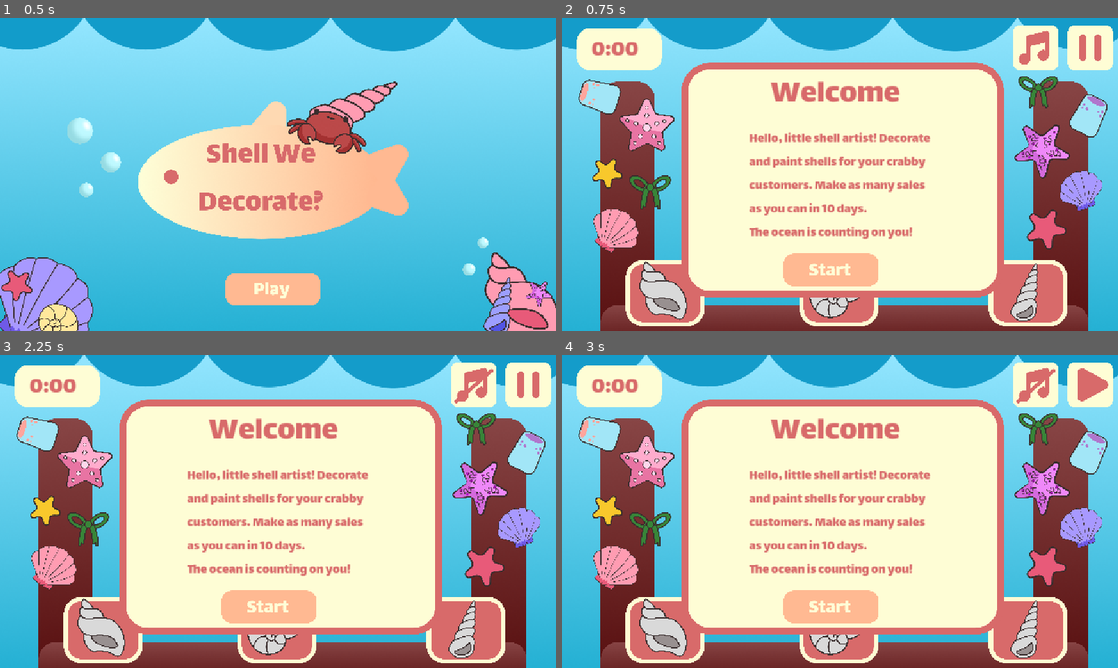
Above: before the commit, frames 1-4 (two rows, left to right).
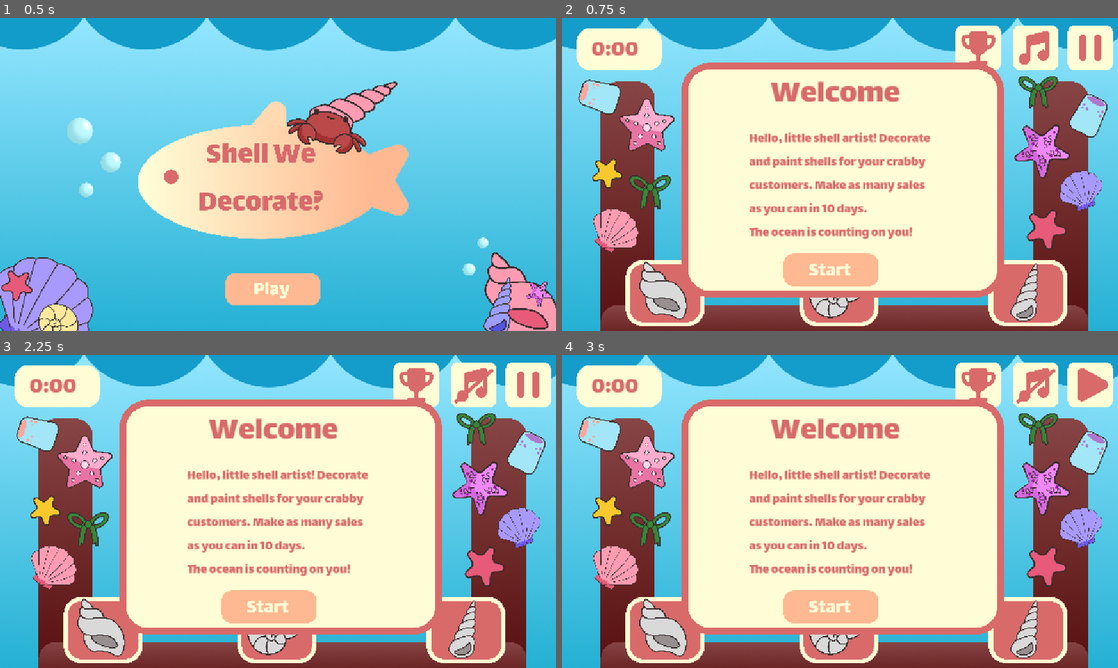
Above: after the commit, the same moments.

Repository: vishyyyyyyyyy/shell-we-decorate
Game: Godot game, scene res://scenes/menu.tscn
The game is run twice, just before and just after one commit, with the same random seed, the same clock (stepped at 60 frames per second) and the same inputs.
Inputs (mouse positions are in pixels of both pictures, inside the frame that each line leads up to):
- Up to frame 1 (0.5 s): no input
- Up to frame 2 (0.75 s): tap Enter at 0.5 s; move the mouse to (834, 287) at 0.52 s; hold Right from 0.53 s (still down); tap Alt at 0.6 s; click (834, 287) at 0.67 s
- Up to frame 3 (2.25 s): tap Space at 1.25 s; move the mouse to (100, 630) at 1.27 s; release Right at 1.28 s; hold Down 1.28-2.03 s; tap Shift at 1.35 s; click (100, 630) at 1.42 s; tap Enter at 2 s; move the mouse to (472, 383) at 2.02 s; hold Right from 2.03 s (still down); tap Alt at 2.1 s; click (472, 383) at 2.17 s
- Up to frame 4 (3 s): tap Space at 2.75 s; move the mouse to (1090, 383) at 2.77 s; release Right at 2.78 s; hold Up from 2.78 s (still down); tap Shift at 2.85 s; click (1090, 383) at 2.92 s

Frame 1 is identical in both runs. In frame 2, 1.0% of the frame differs, in the area x 21-80%, y 2-89%; in frame 3, 1.0%; in frame 4, 1.0%.

Commit message:
set up achievements

Diff:
--- a/new-game-project/scenes/game.tscn
+++ b/new-game-project/scenes/game.tscn
@@ -57,11 +57,15 @@
 [ext_resource type="Texture2D" uid="uid://ngpymum41kfu" path="res://images/music hover.png" id="45_xbak0"]
 [ext_resource type="Texture2D" uid="uid://c05s6cncgbre5" path="res://images/play hover.png" id="46_66xif"]
 [ext_resource type="Texture2D" uid="uid://577wtbyqgxcl" path="res://images/pause hover.png" id="48_bnuda"]
+[ext_resource type="Script" uid="uid://cfrq8t1xj6sil" path="res://scripts/achievments.gd" id="49_xbak0"]
+[ext_resource type="Texture2D" uid="uid://djymxhu4l4jax" path="res://images/achievment.png" id="50_3x28f"]
 [ext_resource type="Texture2D" uid="uid://b27u33y7icq2y" path="res://images/pinkcrabdance.png" id="51_7ixpq"]
 [ext_resource type="Texture2D" uid="uid://cnwvuxncdpkbo" path="res://images/pinkcrabdance2.png" id="52_bk1p3"]
 [ext_resource type="Texture2D" uid="uid://bgpwhvhjd13pk" path="res://images/crabdance2.png" id="53_n8ral"]
 [ext_resource type="Texture2D" uid="uid://c1tpj35icscfe" path="res://images/crabdance.png" id="54_yd4ix"]
 [ext_resource type="Script" uid="uid://mpwbppiy6awx" path="res://scripts/playagain.gd" id="55_bk1p3"]
+[ext_resource type="Texture2D" uid="uid://d1uvl6ue6h4pj" path="res://images/trophy.png" id="56_weeiq"]
+[ext_resource type="Texture2D" uid="uid://wg6xjhh3ikx8" path="res://images/achievment popup.png" id="58_weeiq"]
 [ext_resource type="AudioStream" uid="uid://cb1b1a2glkk5u" path="res://music.mp3" id="59_n8ral"]
 
 [sub_resource type="Animation" id="Animation_gxtfn"]
@@ -1032,6 +1036,29 @@
 
 [sub_resource type="RectangleShape2D" id="RectangleShape2D_pr1ej"]
 size = Vector2(633.332, 626.667)
+
+[sub_resource type="GDScript" id="GDScript_mmvbu"]
+script/source = "class_name AchievementData
+
+var name: String
+var desc: String
+var reward: int
+var unlocked: bool = false
+
+func _init(_name: String, _desc: String, _reward: int):
+	name = _name
+	desc = _desc
+	reward = _reward
+
+func get_display_name() -> String:
+	if unlocked:
+		return name
+	return \"???\"
+
+func get_display_desc() -> String:
+	if unlocked:
+		return desc
+	return \"???\""
 
 [sub_resource type="RectangleShape2D" id="RectangleShape2D_js0lu"]
 size = Vector2(197, 65)
@@ -1682,6 +1709,22 @@
 position = Vector2(756.665, 6.10352e-05)
 shape = SubResource("RectangleShape2D_pr1ej")
 
+[node name="achievement2" type="Area2D" parent="."]
+process_mode = 3
+position = Vector2(749, 61)
+scale = Vector2(0.15, 0.15)
+script = ExtResource("49_xbak0")
+normal = ExtResource("50_3x28f")
+
+[node name="Sprite2D" type="Sprite2D" parent="achievement2"]
+position = Vector2(753.333, 0)
+texture = ExtResource("50_3x28f")
+
+[node name="CollisionShape2D" type="CollisionShape2D" parent="achievement2"]
+z_index = 1
+position = Vector2(756.665, 6.10352e-05)
+shape = SubResource("RectangleShape2D_pr1ej")
+
 [node name="timerlabel" type="Label" parent="."]
 offset_left = 60.0
 offset_top = 27.0
@@ -1693,6 +1736,498 @@
 text = "0:00"
 
 [node name="Timer" type="Timer" parent="."]
+
+[node name="achievement" type="CanvasLayer" parent="."]
+script = SubResource("GDScript_mmvbu")
+
+[node name="Infobox" type="Sprite2D" parent="achievement"]
+z_index = 1
+position = Vector2(581, 335)
+scale = Vector2(0.197853, 0.197853)
+texture = ExtResource("30_qouja")
+
+[node name="AchievmentPopup" type="Sprite2D" parent="achievement"]
+z_index = 1
+position = Vector2(427, 238)
+scale = Vector2(0.112318, 0.112318)
+texture = ExtResource("58_weeiq")
+
+[node name="Pearl" type="Sprite2D" parent="achievement"]
+z_index = 1
+position = Vector2(543, 237)
+scale = Vector2(0.0666985, 0.0666985)
+texture = ExtResource("10_sww3w")
+
+[node name="Trophy" type="Sprite2D" parent="achievement"]
+z_index = 1
+position = Vector2(313.531, 240.531)
+scale = Vector2(0.127297, 0.127297)
+texture = ExtResource("56_weeiq")
+
+[node name="achievementtitle" type="Label" parent="achievement"]
+z_index = 2
+anchors_preset = -1
+anchor_left = 0.289931
+anchor_top = 0.319444
+anchor_right = 0.430486
+anchor_bottom = 0.380556
+offset_left = 7.99997
+offset_top = 5.0
+offset_right = 30.08
+offset_bottom = 10.4
+scale = Vector2(0.88, 0.88)
+size_flags_vertical = 1
+size_flags_stretch_ratio = 0.0
+theme_override_colors/font_color = Color(0.847059, 0.415686, 0.415686, 1)
+theme_override_fonts/font = ExtResource("29_sgl2t")
+theme_override_font_sizes/font_size = 28
+text = "???"
+vertical_alignment = 1
+autowrap_mode = 2
+metadata/_edit_use_anchors_ = true
+
+[node name="pearlsadded" type="Label" parent="achievement"]
+z_index = 2
+offset_left = 492.0
+offset_top = 221.0
+offset_right = 535.0
+offset_bottom = 261.0
+scale = Vector2(0.88, 0.88)
+theme_override_colors/font_color = Color(0.847059, 0.415686, 0.415686, 1)
+theme_override_fonts/font = ExtResource("29_sgl2t")
+theme_override_font_sizes/font_size = 25
+text = "+ 10"
+
+[node name="desc" type="Label" parent="achievement"]
+z_index = 2
+anchors_preset = -1
+anchor_left = 0.318576
+anchor_top = 0.175926
+anchor_right = 0.46441
+anchor_bottom = 0.212963
+offset_left = -24.0001
+offset_top = 130.0
+offset_right = -24.0001
+offset_bottom = 130.0
+scale = Vector2(0.88, 0.88)
+size_flags_vertical = 1
+size_flags_stretch_ratio = 0.0
+theme_override_colors/font_color = Color(0.847059, 0.415686, 0.415686, 1)
+theme_override_fonts/font = ExtResource("29_sgl2t")
+theme_override_font_sizes/font_size = 15
+text = "Achievement Locked"
+vertical_alignment = 1
+autowrap_mode = 2
+
+[node name="AchievmentPopup2" type="Sprite2D" parent="achievement"]
+z_index = 1
+position = Vector2(732, 238)
+scale = Vector2(0.112318, 0.112318)
+texture = ExtResource("58_weeiq")
+
+[node name="Pearl2" type="Sprite2D" parent="achievement"]
+z_index = 1
+position = Vector2(848, 237)
+scale = Vector2(0.0666985, 0.0666985)
+texture = ExtResource("10_sww3w")
+
+[node name="Trophy2" type="Sprite2D" parent="achievement"]
+z_index = 1
+position = Vector2(618.531, 240.531)
+scale = Vector2(0.127297, 0.127297)
+texture = ExtResource("56_weeiq")
+
+[node name="achievementtitle2" type="Label" parent="achievement"]
+z_index = 2
+anchors_preset = -1
+anchor_left = 0.289931
+anchor_top = 0.319444
+anchor_right = 0.430486
+anchor_bottom = 0.380556
+offset_left = 313.0
+offset_top = 5.0
+offset_right = 335.08
+offset_bottom = 10.4
+scale = Vector2(0.88, 0.88)
+size_flags_vertical = 1
+size_flags_stretch_ratio = 0.0
+theme_override_colors/font_color = Color(0.847059, 0.415686, 0.415686, 1)
+theme_override_fonts/font = ExtResource("29_sgl2t")
+theme_override_font_sizes/font_size = 28
+text = "???"
+vertical_alignment = 1
+autowrap_mode = 2
+metadata/_edit_use_anchors_ = true
+
+[node name="pearlsadded2" type="Label" parent="achievement"]
+z_index = 2
+offset_left = 797.0
+offset_top = 221.0
+offset_right = 840.0
+offset_bottom = 261.0
+scale = Vector2(0.88, 0.88)
+theme_override_colors/font_color = Color(0.847059, 0.415686, 0.415686, 1)
+theme_override_fonts/font = ExtResource("29_sgl2t")
+theme_override_font_sizes/font_size = 25
+text = "+ 10"
+
+[node name="desc2" type="Label" parent="achievement"]
+z_index = 2
+anchors_preset = -1
+anchor_left = 0.318576
+anchor_top = 0.175926
+anchor_right = 0.46441
+anchor_bottom = 0.212963
+offset_left = 281.0
+offset_top = 130.0
+offset_right = 281.0
+offset_bottom = 130.0
+scale = Vector2(0.88, 0.88)
+size_flags_vertical = 1
+size_flags_stretch_ratio = 0.0
+theme_override_colors/font_color = Color(0.847059, 0.415686, 0.415686, 1)
+theme_override_fonts/font = ExtResource("29_sgl2t")
+theme_override_font_sizes/font_size = 15
+text = "Achievement Locked"
+vertical_alignment = 1
+autowrap_mode = 2
+
+[node name="AchievmentPopup3" type="Sprite2D" parent="achievement"]
+z_index = 1
+position = Vector2(427, 334)
+scale = Vector2(0.112318, 0.112318)
+texture = ExtResource("58_weeiq")
+
+[node name="Pearl3" type="Sprite2D" parent="achievement"]
+z_index = 1
+position = Vector2(543, 333)
+scale = Vector2(0.0666985, 0.0666985)
+texture = ExtResource("10_sww3w")
+
+[node name="Trophy3" type="Sprite2D" parent="achievement"]
+z_index = 1
+position = Vector2(313.531, 336.531)
+scale = Vector2(0.127297, 0.127297)
+texture = ExtResource("56_weeiq")
+
+[node name="achievementtitle3" type="Label" parent="achievement"]
+z_index = 2
+anchors_preset = -1
+anchor_left = 0.289931
+anchor_top = 0.319444
+anchor_right = 0.430486
+anchor_bottom = 0.380556
+offset_left = 7.99997
+offset_top = 101.0
+offset_right = 30.08
+offset_bottom = 106.4
+scale = Vector2(0.88, 0.88)
+size_flags_vertical = 1
+size_flags_stretch_ratio = 0.0
+theme_override_colors/font_color = Color(0.847059, 0.415686, 0.415686, 1)
+theme_override_fonts/font = ExtResource("29_sgl2t")
+theme_override_font_sizes/font_size = 28
+text = "???"
+vertical_alignment = 1
+autowrap_mode = 2
+metadata/_edit_use_anchors_ = true
+
+[node name="pearlsadded3" type="Label" parent="achievement"]
+z_index = 2
+offset_left = 492.0
+offset_top = 317.0
+offset_right = 535.0
+offset_bottom = 357.0
+scale = Vector2(0.88, 0.88)
+theme_override_colors/font_color = Color(0.847059, 0.415686, 0.415686, 1)
+theme_override_fonts/font = ExtResource("29_sgl2t")
+theme_override_font_sizes/font_size = 25
+text = "+ 10"
+
+[node name="desc3" type="Label" parent="achievement"]
+z_index = 2
+anchors_preset = -1
+anchor_left = 0.318576
+anchor_top = 0.175926
+anchor_right = 0.46441
+anchor_bottom = 0.212963
+offset_left = -24.0001
+offset_top = 226.0
+offset_right = -24.0001
+offset_bottom = 226.0
+scale = Vector2(0.88, 0.88)
+size_flags_vertical = 1
+size_flags_stretch_ratio = 0.0
+theme_override_colors/font_color = Color(0.847059, 0.415686, 0.415686, 1)
+theme_override_fonts/font = ExtResource("29_sgl2t")
+theme_override_font_sizes/font_size = 15
+text = "Achievement Locked"
+vertical_alignment = 1
+autowrap_mode = 2
+
+[node name="AchievmentPopup4" type="Sprite2D" parent="achievement"]
+z_index = 1
+position = Vector2(732, 334)
+scale = Vector2(0.112318, 0.112318)
+texture = ExtResource("58_weeiq")
+
+[node name="Pearl4" type="Sprite2D" parent="achievement"]
+z_index = 1
+position = Vector2(848, 333)
+scale = Vector2(0.0666985, 0.0666985)
+texture = ExtResource("10_sww3w")
+
+[node name="Trophy4" type="Sprite2D" parent="achievement"]
+z_index = 1
+position = Vector2(618.531, 336.531)
+scale = Vector2(0.127297, 0.127297)
+texture = ExtResource("56_weeiq")
+
+[node name="achievementtitle4" type="Label" parent="achievement"]
+z_index = 2
+anchors_preset = -1
+anchor_left = 0.289931
+anchor_top = 0.319444
+anchor_right = 0.430486
+anchor_bottom = 0.380556
+offset_left = 313.0
+offset_top = 101.0
+offset_right = 335.08
+offset_bottom = 106.4
+scale = Vector2(0.88, 0.88)
+size_flags_vertical = 1
+size_flags_stretch_ratio = 0.0
+theme_override_colors/font_color = Color(0.847059, 0.415686, 0.415686, 1)
+theme_override_fonts/font = ExtResource("29_sgl2t")
+theme_override_font_sizes/font_size = 28
+text = "???"
+vertical_alignment = 1
+autowrap_mode = 2
+metadata/_edit_use_anchors_ = true
+
+[node name="pearlsadded4" type="Label" parent="achievement"]
+z_index = 2
+offset_left = 797.0
+offset_top = 317.0
+offset_right = 840.0
+offset_bottom = 357.0
+scale = Vector2(0.88, 0.88)
+theme_override_colors/font_color = Color(0.847059, 0.415686, 0.415686, 1)
+theme_override_fonts/font = ExtResource("29_sgl2t")
+theme_override_font_sizes/font_size = 25
+text = "+ 10"
+
+[node name="desc4" type="Label" parent="achievement"]
+z_index = 2
+anchors_preset = -1
+anchor_left = 0.318576
+anchor_top = 0.175926
+anchor_right = 0.46441
+anchor_bottom = 0.212963
+offset_left = 281.0
+offset_top = 226.0
+offset_right = 281.0
+offset_bottom = 226.0
+scale = Vector2(0.88, 0.88)
+size_flags_vertical = 1
+size_flags_stretch_ratio = 0.0
+theme_override_colors/font_color = Color(0.847059, 0.415686, 0.415686, 1)
+theme_override_fonts/font = ExtResource("29_sgl2t")
+theme_override_font_sizes/font_size = 15
+text = "Achievement Locked"
+vertical_alignment = 1
+autowrap_mode = 2
+
+[node name="AchievmentPopup5" type="Sprite2D" parent="achievement"]
+z_index = 1
+position = Vector2(427, 430)
+scale = Vector2(0.112318, 0.112318)
+texture = ExtResource("58_weeiq")
+
+[node name="Pearl5" type="Sprite2D" parent="achievement"]
+z_index = 1
+position = Vector2(543, 429)
+scale = Vector2(0.0666985, 0.0666985)
+texture = ExtResource("10_sww3w")
+
+[node name="Trophy5" type="Sprite2D" parent="achievement"]
+z_index = 1
+position = Vector2(313.531, 432.531)
+scale = Vector2(0.127297, 0.127297)
+texture = ExtResource("56_weeiq")
+
+[node name="achievementtitle5" type="Label" parent="achievement"]
+z_index = 2
+anchors_preset = -1
+anchor_left = 0.289931
+anchor_top = 0.319444
+anchor_right = 0.430486
+anchor_bottom = 0.380556
+offset_left = 7.99997
+offset_top = 197.0
+offset_right = 30.08
+offset_bottom = 202.4
+scale = Vector2(0.88, 0.88)
+size_flags_vertical = 1
+size_flags_stretch_ratio = 0.0
+theme_override_colors/font_color = Color(0.847059, 0.415686, 0.415686, 1)
+theme_override_fonts/font = ExtResource("29_sgl2t")
+theme_override_font_sizes/font_size = 28
+text = "???"
+vertical_alignment = 1
+autowrap_mode = 2
+metadata/_edit_use_anchors_ = true
+
+[node name="pearlsadded5" type="Label" parent="achievement"]
+z_index = 2
+offset_left = 492.0
+offset_top = 413.0
+offset_right = 535.0
+offset_bottom = 453.0
+scale = Vector2(0.88, 0.88)
+theme_override_colors/font_color = Color(0.847059, 0.415686, 0.415686, 1)
+theme_override_fonts/font = ExtResource("29_sgl2t")
+theme_override_font_sizes/font_size = 25
+text = "+ 10"
+
+[node name="desc5" type="Label" parent="achievement"]
+z_index = 2
+anchors_preset = -1
+anchor_left = 0.318576
+anchor_top = 0.175926
+anchor_right = 0.46441
+anchor_bottom = 0.212963
+offset_left = -24.0001
+offset_top = 322.0
+offset_right = -24.0001
+offset_bottom = 322.0
+scale = Vector2(0.88, 0.88)
+size_flags_vertical = 1
+size_flags_stretch_ratio = 0.0
+theme_override_colors/font_color = Color(0.847059, 0.415686, 0.415686, 1)
+theme_override_fonts/font = ExtResource("29_sgl2t")
+theme_override_font_sizes/font_size = 15
+text = "Achievement Locked"
+vertical_alignment = 1
+autowrap_mode = 2
+
+[node name="AchievmentPopup6" type="Sprite2D" parent="achievement"]
+z_index = 1
+position = Vector2(732, 430)
+scale = Vector2(0.112318, 0.112318)
+texture = ExtResource("58_weeiq")
+
+[node name="Pearl6" type="Sprite2D" parent="achievement"]
+z_index = 1
+position = Vector2(848, 429)
+scale = Vector2(0.0666985, 0.0666985)
+texture = ExtResource("10_sww3w")
+
+[node name="Trophy6" type="Sprite2D" parent="achievement"]
+z_index = 1
+position = Vector2(618.531, 432.531)
+scale = Vector2(0.127297, 0.127297)
+texture = ExtResource("56_weeiq")
+
+[node name="achievementtitle6" type="Label" parent="achievement"]
+z_index = 2
+anchors_preset = -1
+anchor_left = 0.289931
+anchor_top = 0.319444
+anchor_right = 0.430486
+anchor_bottom = 0.380556
+offset_left = 313.0
+offset_top = 197.0
+offset_right = 335.08
+offset_bottom = 202.4
+scale = Vector2(0.88, 0.88)
+size_flags_vertical = 1
+size_flags_stretch_ratio = 0.0
+theme_override_colors/font_color = Color(0.847059, 0.415686, 0.415686, 1)
+theme_override_fonts/font = ExtResource("29_sgl2t")
+theme_override_font_sizes/font_size = 28
+text = "???"
+vertical_alignment = 1
+autowrap_mode = 2
+metadata/_edit_use_anchors_ = true
+
+[node name="pearlsadded6" type="Label" parent="achievement"]
+z_index = 2
+offset_left = 797.0
+offset_top = 413.0
+offset_right = 840.0
+offset_bottom = 453.0
+scale = Vector2(0.88, 0.88)
+theme_override_colors/font_color = Color(0.847059, 0.415686, 0.415686, 1)
+theme_override_fonts/font = ExtResource("29_sgl2t")
+theme_override_font_sizes/font_size = 25
+text = "+ 10"
+
+[node name="desc6" type="Label" parent="achievement"]
+z_index = 2
+anchors_preset = -1
+anchor_left = 0.318576
+anchor_top = 0.175926
+anchor_right = 0.46441
+anchor_bottom = 0.212963
+offset_left = 281.0
+offset_top = 322.0
+offset_right = 281.0
+offset_bottom = 322.0
+scale = Vector2(0.88, 0.88)
+size_flags_vertical = 1
+size_flags_stretch_ratio = 0.0
+theme_override_colors/font_color = Color(0.847059, 0.415686, 0.415686, 1)
+theme_override_fonts/font = ExtResource("29_sgl2t")
+theme_override_font_sizes/font_size = 15
+text = "Achievement Locked"
+vertical_alignment = 1
+autowrap_mode = 2
+
+[node name="title" type="Label" parent="achievement"]
+z_index = 2
+anchors_preset = -1
+anchor_left = 0.323351
+anchor_top = 0.160494
+anchor_right = 0.676649
+anchor_bottom = 0.33642
+grow_horizontal = 2
+theme_override_colors/font_color = Color(0.847059, 0.415686, 0.415686, 1)
+theme_override_fonts/font = ExtResource("29_sgl2t")
+theme_override_font_sizes/font_size = 68
+text = "Achievements"
+horizontal_alignment = 1
+metadata/_edit_use_anchors_ = true
+metadata/_edit_lock_ = true
+
+[node name="Area2D" type="Area2D" parent="achievement"]
+z_index = 1
+position = Vector2(-8, -40)
+script = ExtResource("31_wljb1")
+hover = ExtResource("32_js0lu")
+normal = ExtResource("32_v2yb1")
+
+[node name="Button" type="Sprite2D" parent="achievement/Area2D"]
+position = Vector2(565, 561)
+scale = Vector2(0.208204, 0.208204)
+texture = ExtResource("32_v2yb1")
+
+[node name="Label" type="Label" parent="achievement/Area2D/Button"]
+offset_left = -231.0
+offset_top = -143.788
+offset_right = 201.0
+offset_bottom = 170.212
+theme_override_colors/font_color = Color(0.996078, 0.996078, 0.839216, 1)
+theme_override_fonts/font = ExtResource("29_sgl2t")
+theme_override_font_sizes/font_size = 200
+text = "Start"
+horizontal_alignment = 1
+vertical_alignment = 1
+metadata/_edit_use_anchors_ = true
+
+[node name="CollisionShape2D" type="CollisionShape2D" parent="achievement/Area2D"]
+position = Vector2(565.5, 560.5)
+shape = SubResource("RectangleShape2D_js0lu")
 
 [node name="info" type="CanvasLayer" parent="."]
 visible = false
@@ -2347,6 +2882,12 @@
 [connection signal="input_event" from="pause" to="pause" method="_on_input_event"]
 [connection signal="mouse_exited" from="pause" to="pause" method="_on_mouse_exited"]
 [connection signal="mouse_shape_entered" from="pause" to="pause" method="_on_mouse_shape_entered"]
+[connection signal="input_event" from="achievement2" to="achievement2" method="_on_input_event"]
+[connection signal="mouse_exited" from="achievement2" to="achievement2" method="_on_mouse_exited"]
+[connection signal="mouse_shape_entered" from="achievement2" to="achievement2" method="_on_mouse_shape_entered"]
+[connection signal="input_event" from="achievement/Area2D" to="achievement/Area2D" method="_on_input_event"]
+[connection signal="mouse_entered" from="achievement/Area2D" to="achievement/Area2D" method="_on_mouse_entered"]
+[connection signal="mouse_exited" from="achievement/Area2D" to="achievement/Area2D" method="_on_mouse_exited"]
 [connection signal="input_event" from="info/Area2D" to="info/Area2D" method="_on_input_event"]
 [connection signal="mouse_entered" from="info/Area2D" to="info/Area2D" method="_on_mouse_entered"]
 [connection signal="mouse_exited" from="info/Area2D" to="info/Area2D" method="_on_mouse_exited"]
--- /dev/null
+++ b/new-game-project/scripts/achievments.gd
@@ -0,0 +1,23 @@
+extends Area2D
+
+@export var normal : Texture2D
+@export var hover: Texture2D
+
+@onready var sprite: Sprite2D = $Sprite2D
+
+
+func _on_input_event(viewport: Node, event: InputEvent, shape_idx: int) -> void:
+	if event is InputEventMouseButton \
+	and event.pressed \
+	and event.button_index == MOUSE_BUTTON_LEFT:
+		get_tree().paused = !get_tree().paused
+		$"../achievement".visible=true
+
+
+func _on_mouse_shape_entered(shape_idx: int) -> void:
+	if sprite.texture == normal:
+		sprite.texture = hover
+
+func _on_mouse_exited() -> void:
+	if sprite.texture == hover:
+		sprite.texture = normal
--- a/new-game-project/scripts/game.gd
+++ b/new-game-project/scripts/game.gd
@@ -50,7 +50,6 @@
 var barnacle = 0
 var bow = 0
 var total_extras = 0
-
 
 @onready var purplepanel = $stand/customizepanel/panel/purple
 @onready var yellowpanel = $stand/customizepanel/panel2/yellow
--- a/new-game-project/scripts/global.gd
+++ b/new-game-project/scripts/global.gd
@@ -21,6 +21,48 @@
 var music_on := true
 var music_player: AudioStreamPlayer
 
+var achievements = {
+	"flawless_day": {
+		"name": "Flawless Day",
+		"desc": "Serve all orders perfectly in one day",
+		"reward": 10,
+		"unlocked": false
+	},
+
+	"maxed_out": {
+		"name": "Maxed Out",
+		"desc": "Complete and order with all extras",
+		"reward": 30,
+		"unlocked": false
+	},
+
+	"shell_legend": {
+		"name": "Shell Legend",
+		"desc": "Reach day 10",
+		"reward": 40,
+		"unlocked": false
+	},
+
+	"chaos_mode": {
+		"name": "Chaos Mode",
+		"desc": "Fail 3 orders in a row",
+		"reward": 1,
+		"unlocked": false
+	},
+	"combo_master": {
+		"name": "Combo Master",
+		"desc": "Reach 10x perfext streak",
+		"reward": 60,
+		"unlocked": false
+	},
+	"extra": {
+		"name": "???",
+		"desc": "Achievment Locked",
+		"reward": 100,
+		"unlocked": false
+	}
+}
+
 func _ready() -> void:
 	music_player = AudioStreamPlayer.new()
 	add_child(music_player)
Binary file added: new-game-project/images/achievment.png
Not shown, added: new-game-project/images/achievment.png.import
Not shown: 1 places in new-game-project/scenes/game.tscn that only renumber resources
Not shown, added: new-game-project/scripts/achievments.gd.uid
